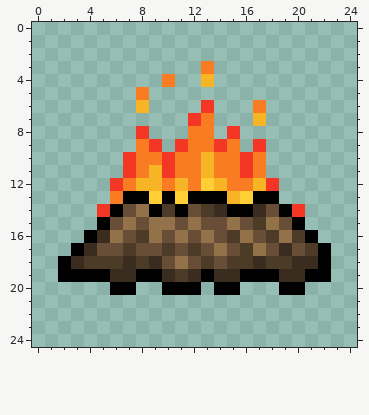
File history of a pixel-art sprite, icons/campfire.png. The picture above was drawn from the file before the commit.
The file is 25x25 pixels. Colours within 5 levels of each other are drawn and written as one.
And afterwards:
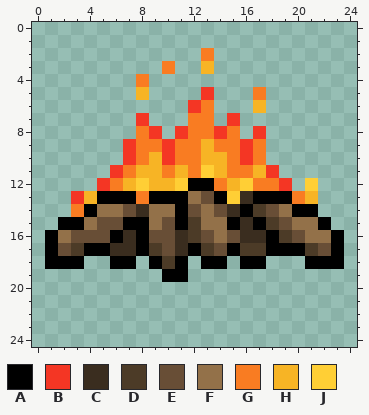
Palette (. is transparent): A #000000  B #f43624  C #3a2d1f  D #4c3b27  E #684e36  F #937149  G #f97c22  H #f7b425  J #ffcf35
The exact change:
@@ x 0..24 @@
  1 .........................
- 2 .........................
- 3 .............G...........
- 4 ..........G..H...........
- 5 ........G................
- 6 ........H....B...G.......
- 7 ............BG...H.......
- 8 ........B...GG.B.........
- 9 ........GB.BGGBG.B.......
-10 .......BGGBGGHGGBG.......
-11 .......BGHBGGHGGBG.......
-12 ......BGHHGHGJHGGHB......
-13 ......GAAJAJAAAHJAA......
-14 .....BAEFADAEDCAACEAB....
-15 .....AEFEFFEFEEFEDFEA....
-16 ....ACFEDFEFEFEDFEDFDA...
-17 ...ACEEDEEDEDEFEDFECEDA..
-18 ..ACDDDCDCEFEDEDDCDDCCA..
-19 ..AAAACCAACDCACCAAACCAA..
-20 ......AA..AAA.AA...AA....
+ 2 .............G...........
+ 3 ..........G..H...........
+ 4 ........G................
+ 5 ........H....B...G.......
+ 6 ............BG...H.......
+ 7 ........B...GG.B.........
+ 8 ........GB.BGGBG.B.......
+ 9 .......BGGBGGHGGBG.......
+10 .......BGHBGGHHGBG.......
+11 ......BGHHGHGJHGGHB......
+12 .....BGHJHHJAAGHJGGB.J...
+13 ...BHAAAGAAAFEAJCAAAGH...
+14 ...GAFFECFFAEFECADEFAA...
+15 ..AAFEEAAFEADFFACADEFFA..
+16 .AFEEEACAEECDEFECCADEFFA.
+17 .AEDAACCADECADEADDAAADEA.
+18 .AAA..AA.ADA.AA.AA...AAA.
+19 ..........AA.............
+20 .........................
 21 .........................
Where, in picture pixels (left, top, right, bottom), the same in both pictures:
changed: (45, 48, 344, 295)
